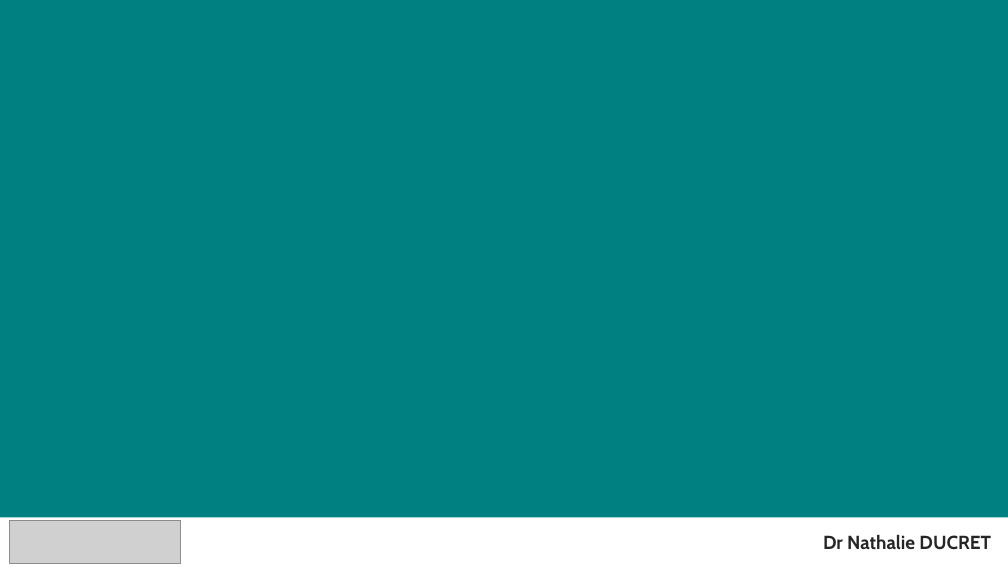
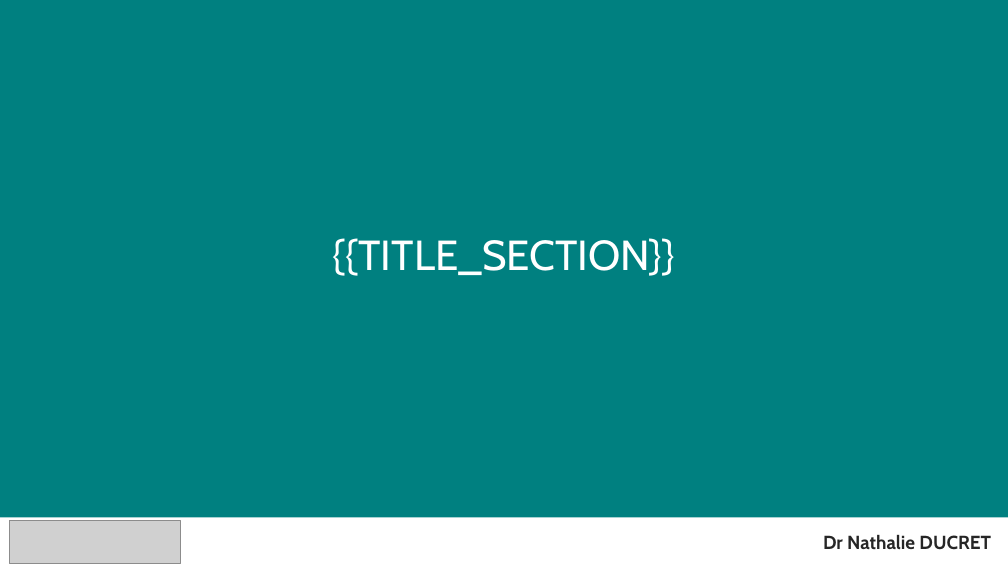
Before and after one commit to marionducret/ppt_generator, a slide deck: slide 2 of templates.pptx. Drawn at 1008x567 pixels with LibreOffice and Linux fonts; fonts in the diff are those of the drawing; grey boxes stand for pictures. Boxes give left, top, right and bottom in pixels: in the first picture for what was removed or moved away, otherwise in the second. Text is boxed around its words. In the diff, an @@ line names an element or a change of style, - is before the commit and + after.

Commit message:
add text boxes

```diff
--- a/templates.pptx
+++ b/templates.pptx
@@ text added at (x1=333, y1=238, x2=675, y2=276), 40 pt, text #FFFFFF @@
+{{TITLE_SECTION}}
```
Also in this commit, not shown: 2 other slides changed.
